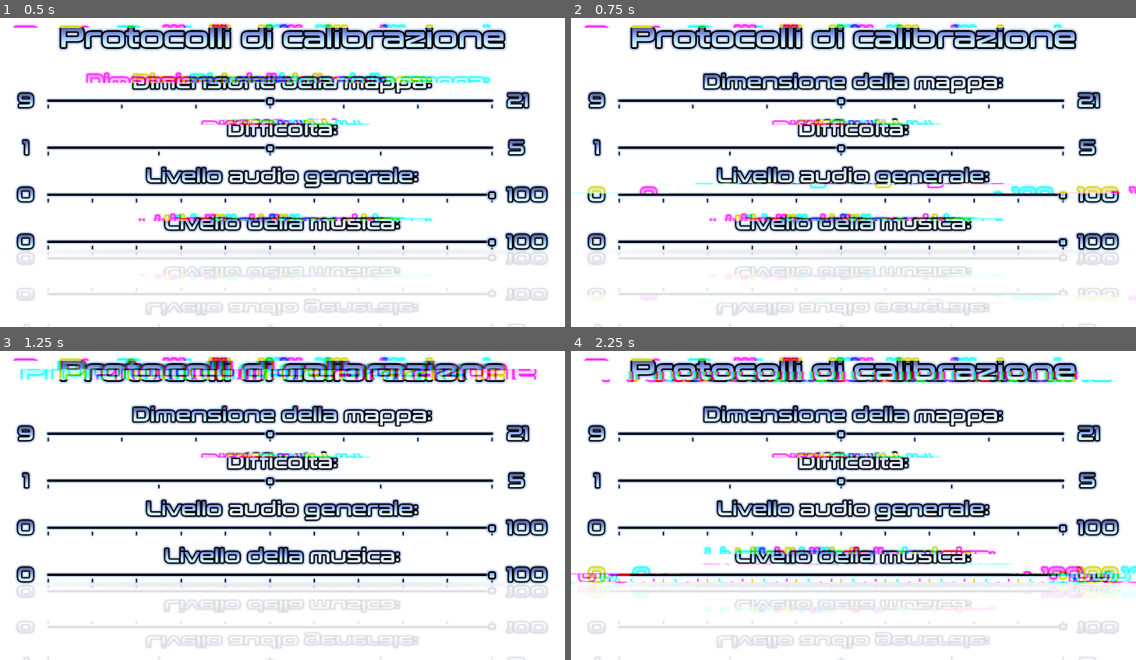
Above: before the commit, frames 1-4 (two rows, left to right).
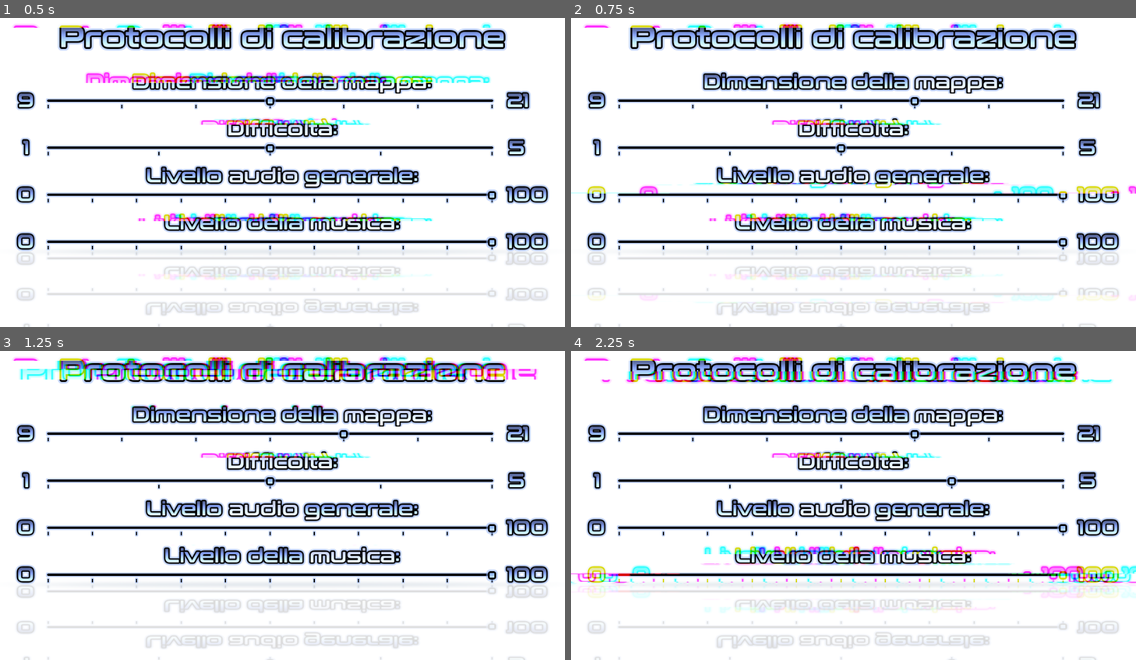
Above: after the commit, the same moments.

Repository: DomestiqueBaston/ERRORE_404_SPRINT_NON_TROVATO
Game: Godot game, scene res://SCENE_AND_SCRIPT/Settings.tscn
Same seed, same stepped clock (60 frames per second), same inputs: the game is played once before the commit and once after it. This scene is started directly instead of the project's main scene.
Inputs:
- Up to frame 1 (0.5 s): no input
- Up to frame 2 (0.75 s): hold Right (ui_right_button) from 0.53 s (still down); hold D (ui_b_button) from 0.53 s (still down)
- Up to frame 3 (1.25 s): keep holding Right (ui_right_button); keep holding D (ui_b_button)
- Up to frame 4 (2.25 s): release Right (ui_right_button) at 1.28 s; release D (ui_b_button) at 1.28 s; hold Down (ui_down_button) 1.28-2.03 s; tap D (ui_b_button) at 1.35 s; hold Right (ui_right_button) from 2.03 s (still down); hold D (ui_b_button) from 2.03 s (still down)

Frame 1 is identical in both runs. In frame 2, 0.1% of the frame differs, in the area x 46-62%, y 25-29%; in frame 3, 0.1%; in frame 4, 0.3%, in the area x 46-69%, y 25-100%.

Commit message:
Update...

Diff:
--- a/SCENE_AND_SCRIPT/Settings.gd
+++ b/SCENE_AND_SCRIPT/Settings.gd
@@ -3,6 +3,6 @@
 
 func _input(event):
 	if event is InputEventJoypadButton and event.pressed:
-		if not (event.is_action_pressed("ui_quit_button") or event.is_action_pressed("ui_fullscreen")):
+		if event.is_action_pressed("ui_b_button"):
 			Music.play_bang()
 			get_tree().change_scene_to_file("res://SCENE_AND_SCRIPT/Menu.tscn")
--- a/SCENE_AND_SCRIPT/Settings_Parameters.gd
+++ b/SCENE_AND_SCRIPT/Settings_Parameters.gd
@@ -1,17 +1,74 @@
 extends Control
 
+@onready var map_slider = $HSlider_Map
+@onready var difficulty_slider = $HSlider_Difficulty
 @onready var master_slider = $HSlider_Audio
 @onready var music_slider = $HSlider_Music
 
+# Important : le son max. pour le bus MUSIC, c'est -7.5db (pour le moment) !
+
+var map_start_value : float
+var difficulty_start_value : float
+var master_start_value : float
+var music_start_value : float
+
+var selected_slider = 0
+
 func _ready():
-	# Important : le son max. pour la musique, c'est -7.5db (pour le moment) !
-	var master_db = AudioServer.get_bus_volume_db(0)
-	master_slider.value = _db_to_slider(master_db)
+
+	map_start_value = map_slider.value
+	difficulty_start_value = difficulty_slider.value
+	master_start_value = master_slider.value
+	music_start_value = music_slider.value
+
+	map_slider.value_changed.connect(_on_map_slider_changed)
+	difficulty_slider.value_changed.connect(_on_difficulty_slider_changed)
 	master_slider.value_changed.connect(_on_master_slider_changed)
+	music_slider.value_changed.connect(_on_music_slider_changed)
 
-	var music_db = AudioServer.get_bus_volume_db(3)
-	music_slider.value = _db_to_slider_music(music_db)
-	music_slider.value_changed.connect(_on_music_slider_changed)
+func _process(_delta):
+	if Input.is_action_just_pressed("ui_up_button"):
+		selected_slider -= 1
+		if selected_slider < 0:
+			selected_slider = 3
+
+	elif Input.is_action_just_pressed("ui_down_button"):
+		selected_slider += 1
+		if selected_slider > 3:
+			selected_slider = 0
+
+	if Input.is_action_just_pressed("ui_right_button"):
+		adjust_slider_value(1)
+	elif Input.is_action_just_pressed("ui_left_button"):
+		adjust_slider_value(-1)
+
+
+func adjust_slider_value(direction: int):
+	var slider: HSlider = null
+
+	match selected_slider:
+		0:
+			slider = map_slider
+		1:
+			slider = difficulty_slider
+		2:
+			slider = master_slider
+		3:
+			slider = music_slider
+
+	if slider:
+		var new_value = slider.value + direction * slider.step
+		new_value = clamp(new_value, slider.min_value, slider.max_value)
+		slider.value = new_value
+
+		if selected_slider == 0:
+			_on_map_slider_changed(new_value)
+		elif selected_slider == 1:
+			_on_difficulty_slider_changed(new_value)
+		elif selected_slider == 2:
+			_on_master_slider_changed(new_value)
+		elif selected_slider == 3:
+			_on_music_slider_changed(new_value)
 
 func _slider_to_db(value: float) -> float:
 	var normalized = value / 100.0
@@ -22,7 +79,7 @@
 	return pow(normalized, 5) * 100.0
 
 func _slider_to_db_music(value: float) -> float:
-	# Important : le son max. pour la musique, c'est -7.5db (pour le moment) !
+	# Important : le son max. pour le bus MUSIC, c'est -7.5db (pour le moment) !
 	var max_music = -7.5
 	var normalized = value / 100.0
 	return lerp(-80.0, max_music, pow(normalized, 0.1))
@@ -31,6 +88,12 @@
 	var normalized = (db + 80.0) / 70.0
 	return pow(normalized, 5) * 100.0
 
+func _on_map_slider_changed(_value: float):
+	pass
+
+func _on_difficulty_slider_changed(_value: float):
+	pass
+
 func _on_master_slider_changed(value: float):
 	var db = _slider_to_db(value)
 	AudioServer.set_bus_volume_db(0, db)
@@ -38,7 +101,3 @@
 func _on_music_slider_changed(value: float):
 	var db = _slider_to_db_music(value)
 	AudioServer.set_bus_volume_db(3, db)
-	print("Volume musique réglé à ", db, " dB (slider: ", value, ")")
-
-	var current_music_db = AudioServer.get_bus_volume_db(3)
-	print("Volume actuel du bus musique (4) : ", current_music_db, " dB")
--- a/SCENE_AND_SCRIPT/Title_Alert.gd
+++ b/SCENE_AND_SCRIPT/Title_Alert.gd
@@ -18,7 +18,7 @@
 	animation_player.play("Blink")
 
 
-func _process(_float):
+func _process(_delta):
 	if $"../../Quit_Button/Progress_Bar".visible:
 		self.hide()
 		animation_player.playback_active = false
